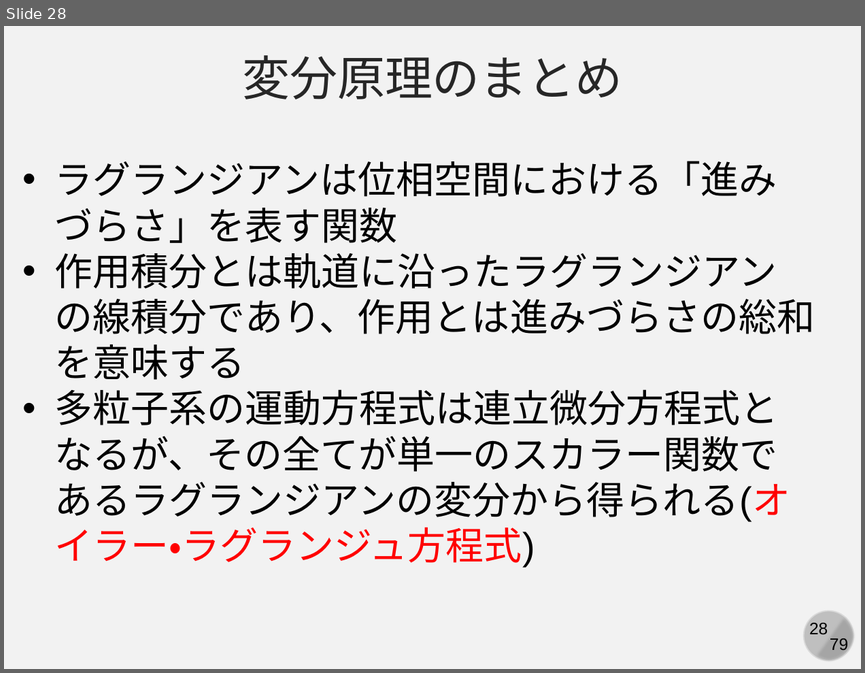
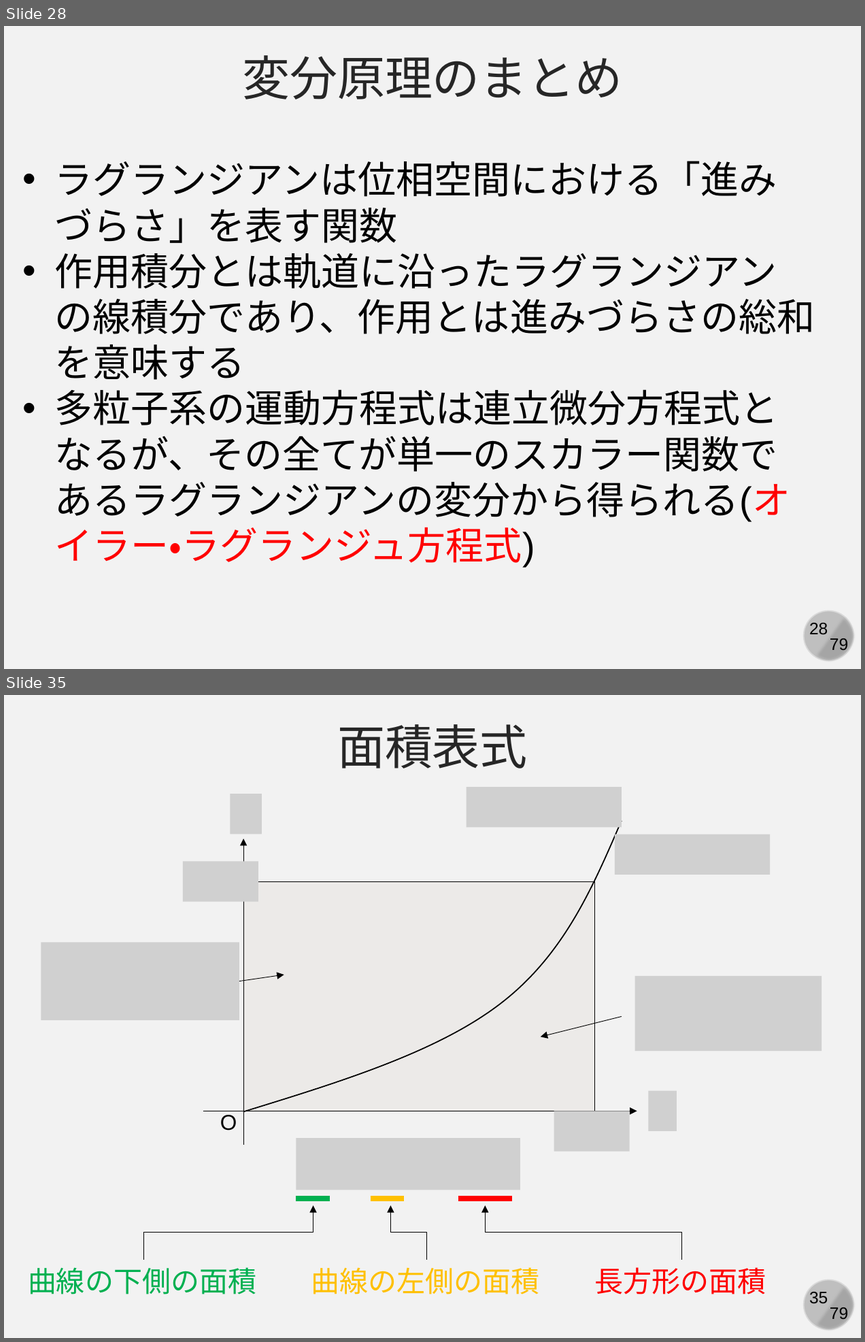
Before and after one commit to kaityo256/simulation_engineering, a slide deck: 05_md_basic/simulation05.pptx. Shown one above the other, each under a label of ours: slide 28 before the commit, slides 28 and 35 after it; the slides between them are not shown. The pictures are 865x673 and 865x1342 pixels, drawn with LibreOffice and Linux fonts; fonts in the diff are those of the drawing; grey boxes stand for pictures. Boxes give left, top, right and bottom in pixels: in the first picture for what was removed or moved away, otherwise in the second. Text is boxed around its words. In the diff, an @@ line names an element or a change of style, - is before the commit and + after.

```diff
--- a/05_md_basic/simulation05.pptx
+++ b/05_md_basic/simulation05.pptx
@@ slide 35 added at [4, 695, 861, 1338], background #F2F2F2; not listed: 4 template elements that a slide beside it also shows @@
@@ text added at [337, 724, 528, 768], 40 pt, text #262626 @@
+面積表式
@@ picture added at [230, 794, 262, 834] @@
@@ picture added at [466, 787, 621, 827] @@
@@ freeform shape added at [244, 821, 621, 1111], outline #000000 1 pt @@
@@ picture added at [615, 834, 770, 874] @@
@@ arrow added from (244, 1145) to (244, 839), #000000 0.5 pt @@
@@ picture added at [183, 861, 258, 902] @@
@@ rectangle added at [244, 882, 594, 1111], fill #ECEAE8, outline #000000 0.75 pt @@
@@ line added from (594, 882) to (244, 882), #000000 0.5 pt @@
@@ line added from (594, 882) to (594, 1110), #000000 0.5 pt @@
@@ picture added at [41, 942, 239, 1020] @@
@@ arrow added from (239, 981) to (284, 974), #000000 0.5 pt @@
@@ picture added at [634, 976, 821, 1051] @@
@@ arrow added from (621, 1016) to (541, 1037), #000000 0.5 pt @@
@@ picture added at [649, 1091, 677, 1131] @@
@@ arrow added from (203, 1110) to (637, 1110), #000000 0.5 pt @@
@@ text added at [220, 1115, 237, 1130], 18 pt, text #000000 @@
+O
@@ picture added at [554, 1110, 630, 1151] @@
@@ picture added at [296, 1138, 520, 1190] @@
@@ line added from (296, 1199) to (330, 1199), #00B050 4.5 pt @@
@@ line added from (370, 1199) to (404, 1199), #FFC000 4.5 pt @@
@@ line added from (458, 1199) to (512, 1199), #FF0000 4.5 pt @@
@@ elbow arrow added from (143, 1259) to (313, 1205), #000000 0.5 pt @@
@@ elbow arrow added from (426, 1259) to (390, 1205), #000000 0.5 pt @@
@@ elbow arrow added from (682, 1259) to (485, 1205), #000000 0.5 pt @@
@@ text added at [28, 1267, 256, 1294], 24 pt, text #00B050 @@
+曲線の下側の面積
@@ text added at [311, 1267, 540, 1294], 24 pt, text #FFC000 @@
+曲線の左側の面積
@@ text added at [595, 1267, 766, 1294], 24 pt, text #FF0000 @@
+長方形の面積
```
Also in this commit, not shown: 1 slide changed, 7 other slides added.
